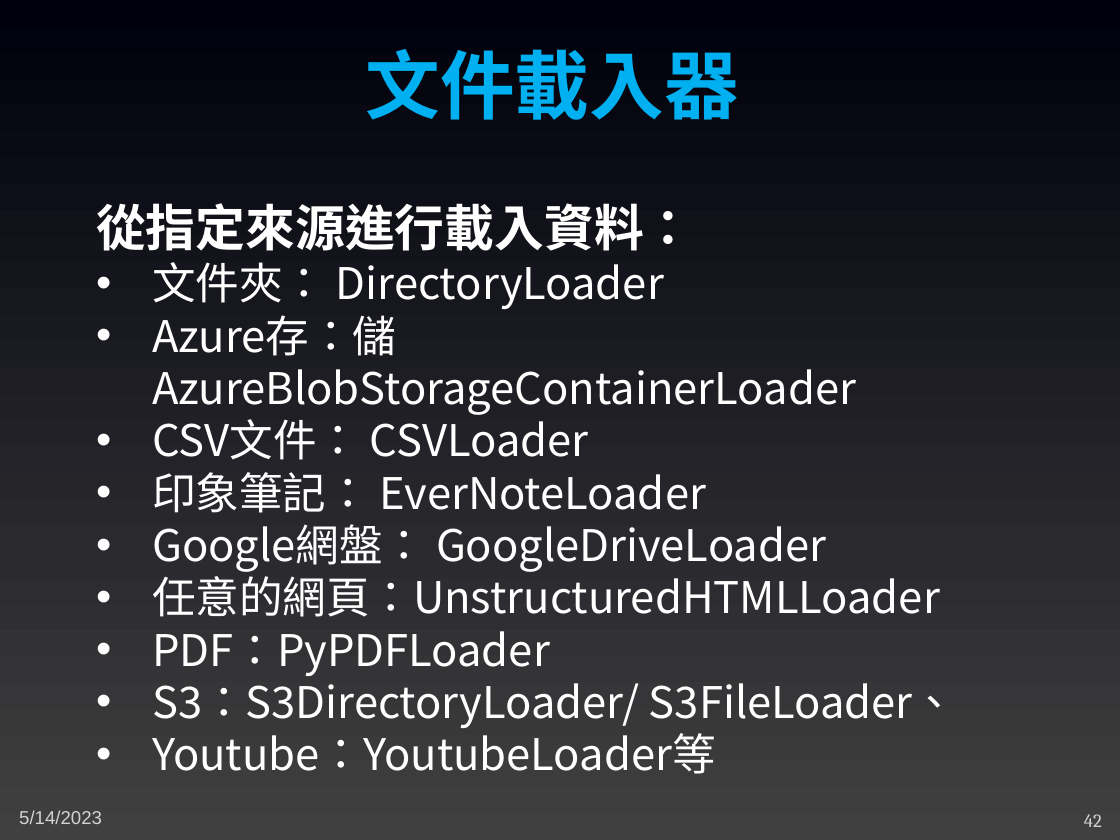
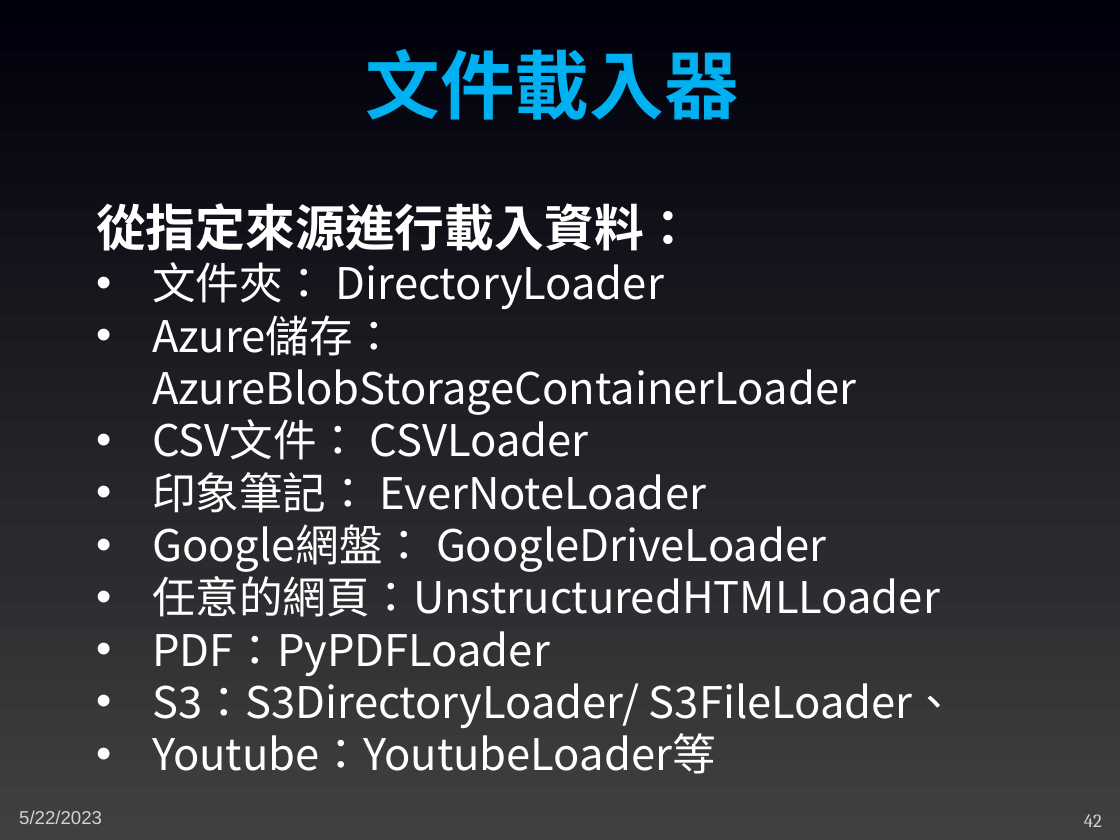
Before and after one commit to joshhu/mustgpt2023, a slide deck: slide 42 of 04 - GPT(四).pptx. Drawn at 1120x840 pixels with LibreOffice and Linux fonts; fonts in the diff are those of the drawing. Boxes give left, top, right and bottom in pixels: in the first picture for what was removed or moved away, otherwise in the second. Text is boxed around its words. In the diff, an @@ line names an element or a change of style, - is before the commit and + after.

```diff
--- a/04 - GPT(四).pptx
+++ b/04 - GPT(四).pptx
@@ text at (152, 315, 856, 415): text changed @@
-• Azure存：儲AzureBlobStorageContainerLoader
+• Azure儲存：AzureBlobStorageContainerLoader
@@ text at (19, 810, 102, 824): text changed @@
-5/14/2023
+5/22/2023
```
Also in this commit, not shown: 42 other slides changed, 5 slides added, 1 other file.
